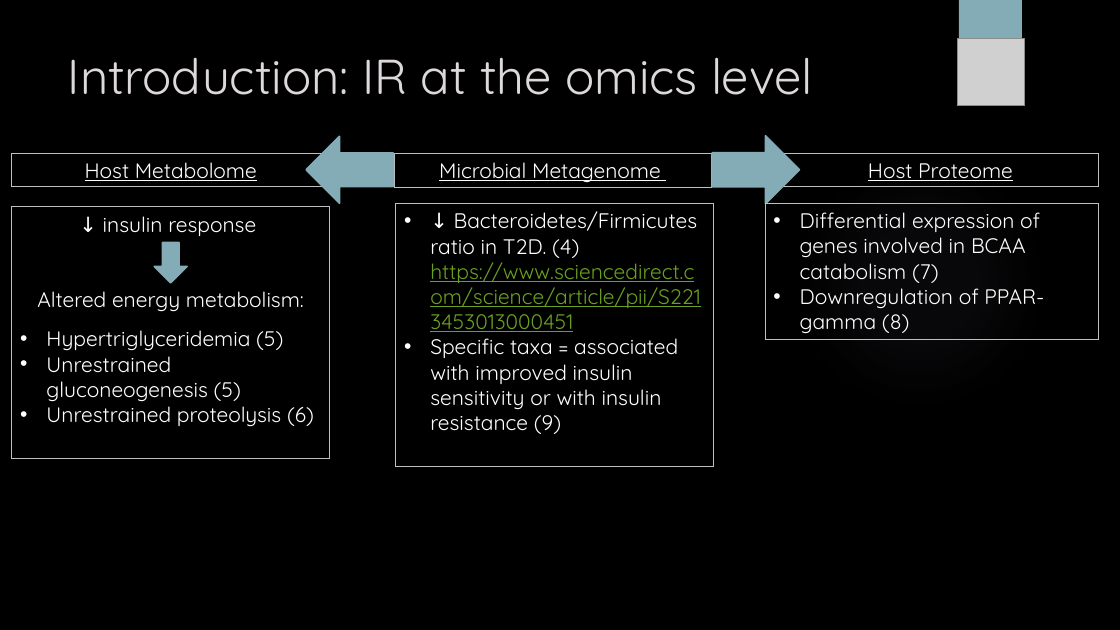
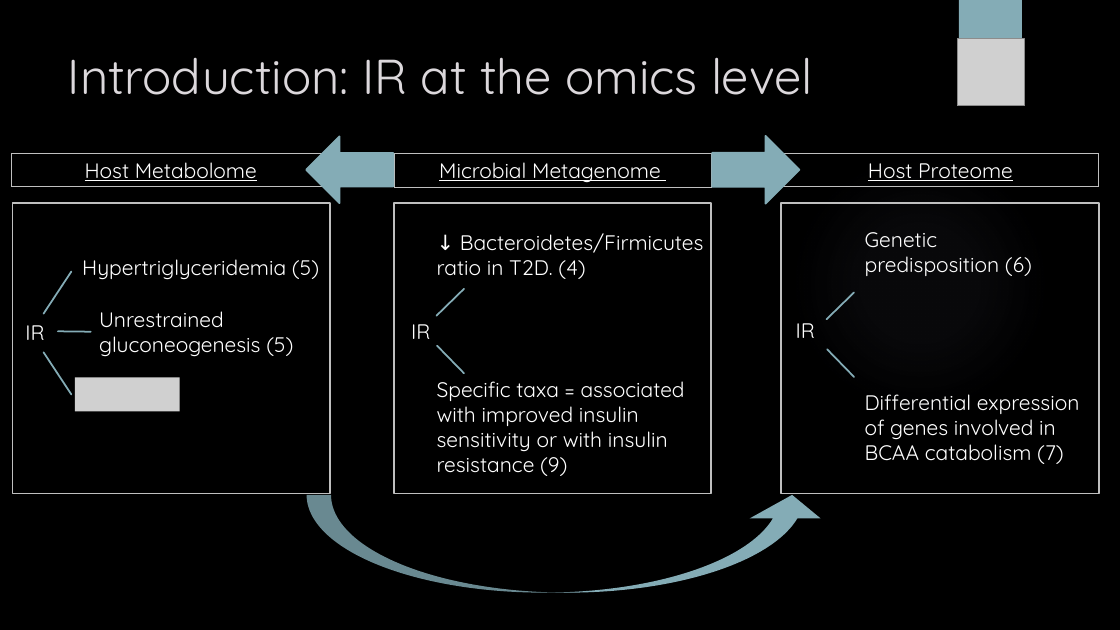
Before and after one commit to sabdeolive/Sabrina_BMS_Bachelor-Internship, a slide deck: slide 4 of Final Presentation.pptx (slide 3 before the commit). Drawn at 1120x630 pixels with LibreOffice and Linux fonts; fonts in the diff are those of the drawing; grey boxes stand for pictures; background and template pictures are left out. Boxes give left, top, right and bottom in pixels: in the first picture for what was removed or moved away, otherwise in the second. Text is boxed around its words. In the diff, an @@ line names an element or a change of style, - is before the commit and + after.

```diff
--- a/Final Presentation.pptx
+++ b/Final Presentation.pptx
@@ rectangle removed at [12, 207, 329, 459] @@
-↓ insulin response
-Altered energy metabolism:
-• Hypertriglyceridemia (5)
-• Unrestrained gluconeogenesis (5)
-• Unrestrained proteolysis (6)
@@ rectangle added at [13, 203, 330, 494], outline #BFBFBF 1.5 pt @@
@@ rectangle added at [394, 203, 712, 494], outline #BFBFBF 1.5 pt @@
@@ rectangle removed at [396, 203, 713, 466] @@
-• ↓ Bacteroidetes/Firmicutes ratio in T2D. (4) https://www.sciencedirect.com/science/article/pii/S2213453013000451
-• Specific taxa = associated with improved insulin sensitivity or with insulin resistance (9)
@@ rectangle added at [781, 203, 1099, 494], outline #BFBFBF 1.5 pt @@
@@ text added at [437, 233, 704, 279], 18 pt, text #FFFFFF @@
+↓ Bacteroidetes/Firmicutes
+ratio in T2D. (4)
@@ text added at [865, 232, 1032, 276], 18 pt, text #FFFFFF @@
+Genetic
+predisposition (6)
@@ text added at [82, 259, 319, 280], 18 pt, text #FFFFFF @@
+Hypertriglyceridemia (5)
@@ right arrow removed at [154, 242, 187, 283] @@
@@ line added from (44, 313) to (71, 271), #84ACB6 1.5 pt @@
@@ line added from (437, 316) to (464, 289), #84ACB6 1.5 pt @@
@@ line added from (827, 319) to (854, 292), #84ACB6 1.5 pt @@
@@ text added at [25, 325, 44, 340], 18 pt, text #FFFFFF @@
+IR
@@ text added at [99, 311, 293, 357], 18 pt, text #FFFFFF @@
+Unrestrained
+gluconeogenesis (5)
@@ text added at [411, 324, 430, 339], 18 pt, text #FFFFFF @@
+IR
@@ text added at [796, 323, 815, 338], 18 pt, text #FFFFFF @@
+IR
@@ line added from (44, 352) to (71, 395), #84ACB6 1.5 pt @@
@@ line added from (58, 331) to (91, 332), #84ACB6 1.5 pt @@
@@ line added from (437, 346) to (464, 373), #84ACB6 1.5 pt @@
@@ line added from (828, 350) to (854, 377), #84ACB6 1.5 pt @@
@@ picture added at [75, 377, 180, 411] @@
@@ text added at [437, 381, 685, 476], 18 pt, text #FFFFFF @@
+Specific taxa = associated
+with improved insulin
+sensitivity or with insulin resistance (9)
@@ text "Differential expression": place and size @@
-text "Differential expression" at [765, 203, 1099, 339]
+text "Differential expression" at [865, 394, 1079, 464]
@@ text "Differential expression" at [865, 394, 1079, 464]: outline #BFBFBF 0.75 pt to none @@
@@ text at [865, 394, 1079, 464]: text changed @@
-• Differential expression of genes involved in BCAA catabolism (7)
-• Downregulation of PPAR-gamma (8)
+Differential expression
+of genes involved in
+BCAA catabolism (7)
@@ curved up arrow added at [307, 495, 828, 592], fill #84ACB6 @@
```
Also in this commit, not shown: 1 slide added.
